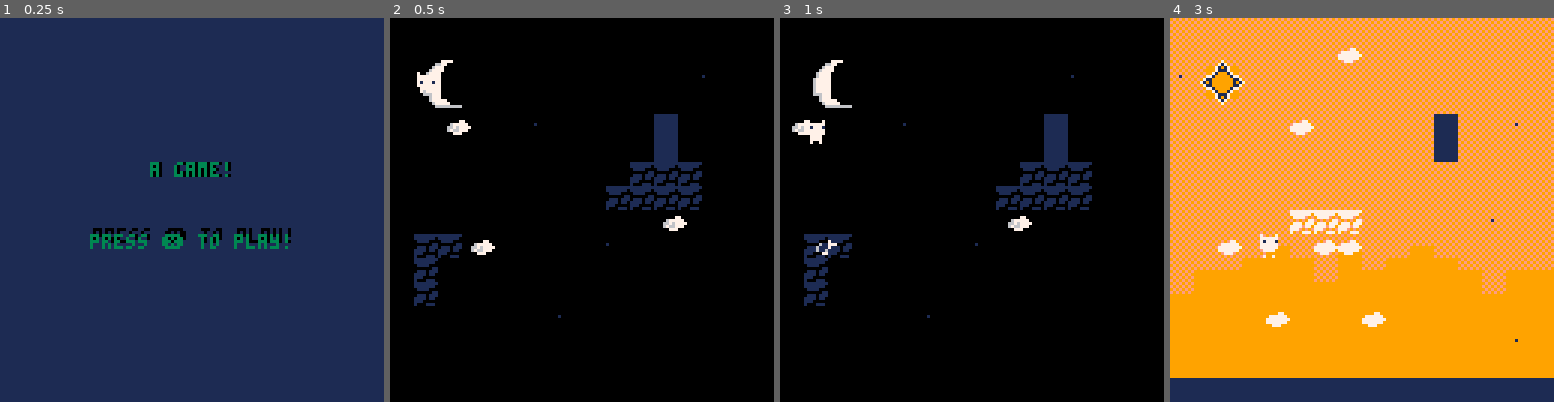
Above: before the commit, frames 1-4 (left to right).
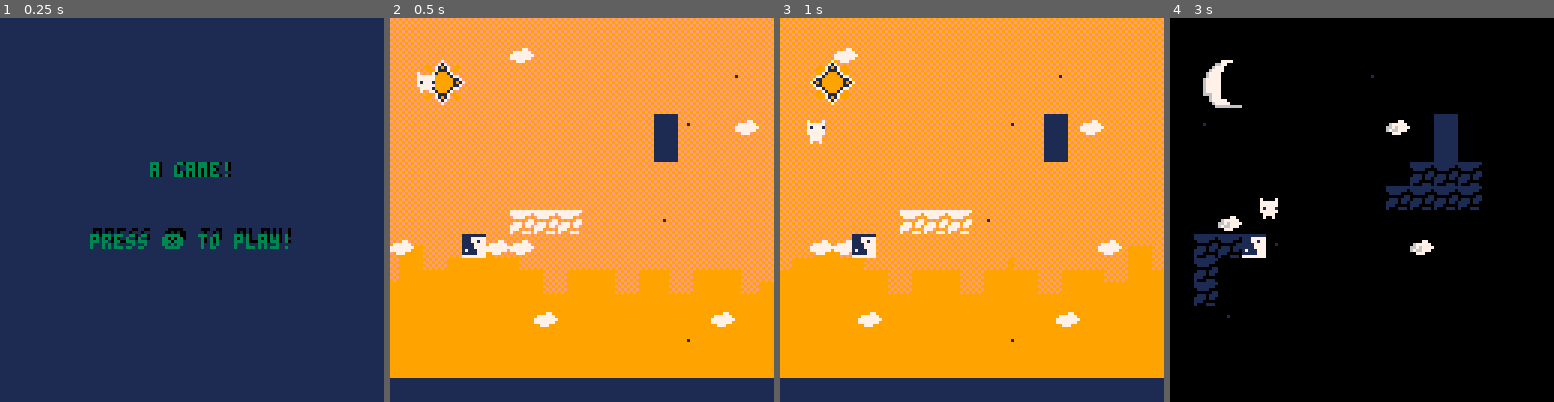
Above: after the commit, the same moments.

Repository: aadhyap/GBJam14
Game: PICO-8 cartridge platformer-game.p8
The game is run twice, just before and just after one commit, with the same random seed, the same clock (stepped at 60 frames per second) and the same inputs.
Inputs:
- Up to frame 1 (0.25 s): no input
- Up to frame 2 (0.5 s): tap X (X key) at 0.33 s
- Up to frame 3 (1 s): tap O (Z key) at 0.7 s
- Up to frame 4 (3 s): tap X (X key) at 1.07, 1.85, 2.97 s; hold Right 1.6-2.1 s; tap O (Z key) every 0.4 s from 1.7 to 2.9 s; hold Up 2.15-2.42 s; hold Right from 2.47 s (still down)

Frame 1 is identical in both runs. In frame 2, 99% of the frame differs, in the area x 0-100%, y 0-100%; in frame 3, 99%; in frame 4, 99%.

Commit message:
created a block that when you step on switches between worlds

Diff:
--- a/platformer-game.p8
+++ b/platformer-game.p8
@@ -7,7 +7,7 @@
 	poke( 0x5f2e, 1 ) --enable hidden colors
 	pal( {[4]=143} ,1 )
 	state = "menu"
-	music(6,0,12)
+	--music(6,0,12)
 
 end
 
@@ -83,7 +83,7 @@
 	light_tile = 81
 	dark_tile = 65
 	cover = 68
-	light = true
+	light = false
 	init_parallax()
 end
 
@@ -91,6 +91,21 @@
 
 	update_player()
 	update_parallax()
+
+
+	if switch(p.x,p.y+8) or
+				switch(p.x+7, p.y+8) then
+	-- switch
+				if light then
+				set_all1(light_tile,dark_tile)
+				end
+	else
+			if not light then
+				set_all1(dark_tile,light_tile)
+				end
+	end
+
+
 	if btnp(❎) then
 	-- switch
 		if light then
@@ -335,6 +350,14 @@
 function col(x,y)
 		return fget(
 			mget(map_x + x/8, map_y + y/8),0
+		)
+end
+
+--switch world block----------
+function switch(x,y)
+
+		return fget(
+			mget(map_x + x/8, map_y + y/8),3
 		)
 end
 
@@ -529,14 +552,14 @@
 00000000111101101111111100000000000000000000000000000000000000000000000000000000000000000000000000000000000000000000000000000000
 00000000111000001111111100000000000000000000000000000000000000000000000000000000000000000000000000000000000000000000000000000000
 00000000100011101111111100000000000000000000000000000000000000000000000000000000000000000000000000000000000000000000000000000000
-00000000777777770000000000000000000000008888888800000000000000000000000000000000000000000000000000000000000000000000000000000000
-00000000777777700000000000000000000000008888888800000000000000000000000000000000000000000000000000000000000000000000000000000000
-00000000077770000000770000000000000077008888888800000000000000000000000000000000000000000000000000000000000000000000000000000000
-00000000000000770677777000010000077777708888888800000000000000000000000000000000000000000000000000000000000000000000000000000000
-00000000077707776676777700000000777777778888888800000000000000000000000000000000000000000000000000000000000000000000000000000000
-00000000777707706766777000000000777777708888888800000000000000000000000000000000000000000000000000000000000000000000000000000000
-00000000777000000077700000000000007770008888888800000000000000000000000000000000000000000000000000000000000000000000000000000000
-00000000700077700000000000000000000000008888888800000000000000000000000000000000000000000000000000000000000000000000000000000000
+00000000777777770000000000000000000000008888888811111111000000000000000000000000000000000000000000000000000000000000000000000000
+00000000777777700000000000000000000000008888888811177777000000000000000000000000000000000000000000000000000000000000000000000000
+00000000077770000000770000000000000077008888888811177177000000000000000000000000000000000000000000000000000000000000000000000000
+00000000000000770677777000010000077777708888888811117777000000000000000000000000000000000000000000000000000000000000000000000000
+00000000077707776676777700000000777777778888888811117777000000000000000000000000000000000000000000000000000000000000000000000000
+00000000777707706766777000000000777777708888888817111777000000000000000000000000000000000000000000000000000000000000000000000000
+00000000777000000077700000000000007770008888888811111777000000000000000000000000000000000000000000000000000000000000000000000000
+00000000700077700000000000000000000000008888888877777777000000000000000000000000000000000000000000000000000000000000000000000000
 00000000444444440000000000000000000000000000000099999999949494940000000000000000000000000000000000000000000000000000000000000000
 00000000444444440000600000000000000000000000000099999999494949490000000000000000000000000000000000000000000000000000000000000000
 00000000444444440006760000007700000000000000000099999999949494940000000000000000000000000000000000000000000000000000000000000000
@@ -554,7 +577,7 @@
 000000004444444400000000000000007777777711111111cccccccc999999991111111141414141000000000000000000000000000000000000000000000000
 000000004444444400000000000000007777777711111111cccccccc999999991111111114141414000000000000000000000000000000000000000000000000
 __gff__
-0000000000000000000000000000000000000000000000000000000000000000000000000000000000000000000000000000000000000000000000000000000000010401050000000000000000000000000300000000000000000000000000000001000000000000000000000000000000000000000000000000000000000000
+0000000000000000000000000000000000000000000000000000000000000000000000000000000000000000000000000000000000000000000000000000000000010401050000000000000000000000000300000000090000000000000000000001000000000000000000000000000000000000000000000000000000000000
 0000000000000000000000000000000000000000000000000000000000000000000000000000000000000000000000000000000000000000000000000000000000000000000000000000000000000000000000000000000000000000000000000000000000000000000000000000000000000000000000000000000000000000
 __map__
 0000000000000000000000000000000043000000000000000000000000000000004300000000000000000000000000000067676767676767676767676767676767670000000000000000000000000000000000000000000000000000000000000000000000000000000000000000000000000000000000000000000000000000
@@ -583,7 +606,7 @@
 0000000000000000000041414100000000000000000000000000000000000000000000000000000000000000000000000000000000000000000000000000000000000000000000000000000000000000000000000000000000000000000000000000000000000000000000000000000000000000000000000000000000000000
 0000000000000000004141414100000000000000000000000000000000000000000000000000000000000000000000000000000000000000000000000000000000000000000000000000000000000000000000000000000000000000000000000000000000000000000000000000000000000000000000000000000000000000
 0000000000515151000000000000000000000000000000000000000000000000000000000000000000000000000000000000000000000000000000000000000000000000000000000000000000000000000000000000000000000000000000000000000000000000000000000000000000000000000000000000000000000000
-0041410000000000000000000000000000414141410000000041414141000000000000000000000000000000000000000000000000000000000000000000000000000000000000000000000000000000000000000000000000000000000000000000000000000000000000000000000000000000000000000000000000000000
+0041415600000000000000000000000000414141410000000041414141000000000000000000000000000000000000000000000000000000000000000000000000000000000000000000000000000000000000000000000000000000000000000000000000000000000000000000000000000000000000000000000000000000
 0041000000000000000000000000000000000000000000000000000000000000000000000000000000000000000000000000000000000000000000000000000000000000000000000000000000000000000000000000000000000000000000000000000000000000000000000000000000000000000000000000000000000000
 0041000000000000000000000000000000000000000000000000000000000000000000000000000000000000000000000000000000000000000000000000000000000000000000000000000000000000000000000000000000000000000000000000000000000000000000000000000000000000000000000000000000000000
 0000000000000000000000000000000000000000000000510000000000000000000000000000000000000000000000000000000000000000000000000000000000000000000000000000000000000000000000000000000000000000000000000000000000000000000000000000000000000000000000000000000000000000
Not shown, changed: the music (__music__) section of platformer-game.p8
Not shown, changed: the sound effects (__sfx__) section of platformer-game.p8
